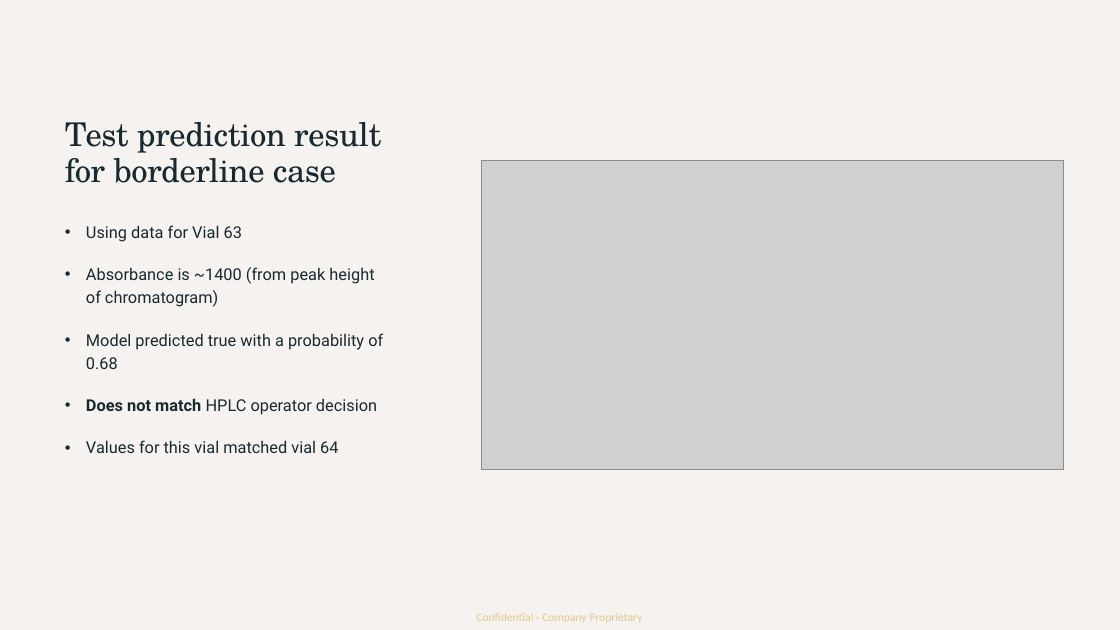
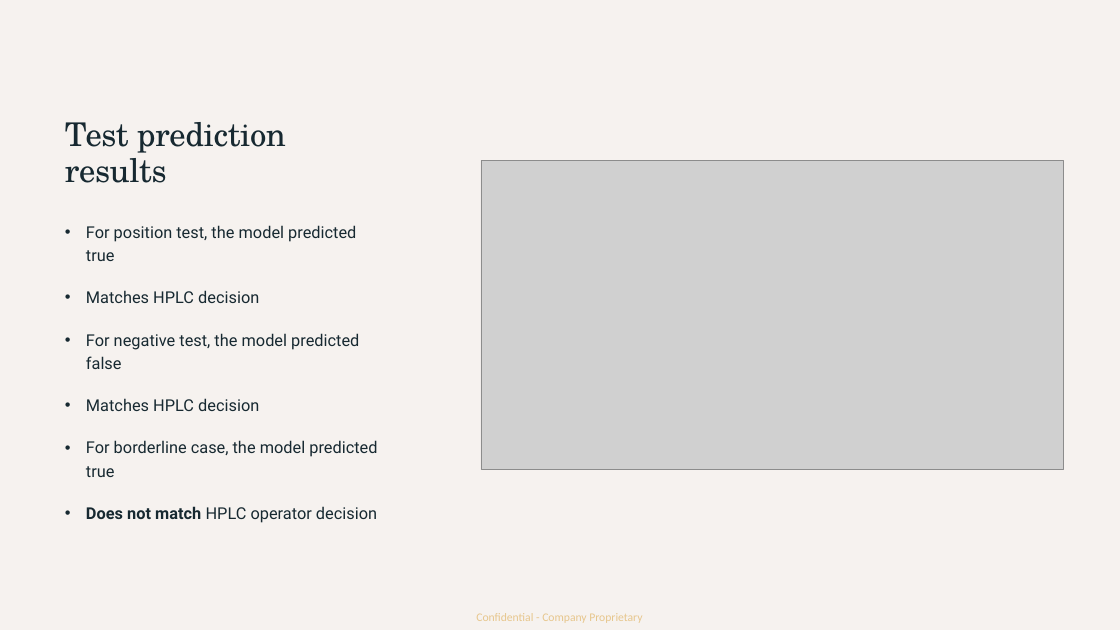
Before and after one commit to idt-hzhang/predictive_bio_models, a slide deck: slide 6 of Hackathon_Presentation.pptx (slide 8 before the commit). Drawn at 1120x630 pixels with LibreOffice and Linux fonts; fonts in the diff are those of the drawing; grey boxes stand for pictures. Boxes give left, top, right and bottom in pixels: in the first picture for what was removed or moved away, otherwise in the second. Text is boxed around its words. In the diff, an @@ line names an element or a change of style, - is before the commit and + after.

```diff
--- a/Hackathon_Presentation.pptx
+++ b/Hackathon_Presentation.pptx
@@ title at (65,122,286,183): text changed @@
-Test prediction result for borderline case
+Test prediction results
@@ text at (86,225,377,477): text changed @@
-• Using data for Vial 63
-  • Absorbance is ~1400 (from peak height of chromatogram)
-• Model predicted true with a probability of 0.68
+• For position test, the model predicted true
+  • Matches HPLC decision
+  • For negative test, the model predicted false
+    • Matches HPLC decision
+• For borderline case, the model predicted true
@@ text at (86,440,338,453): paragraph removed @@
-• Values for this vial matched vial 64
@@ text at (86,506,377,523): list level 1 to 2 in "Does not match HPLC operator ..." @@
```
Also in this commit, not shown: 1 slide added, 4 slides removed.
